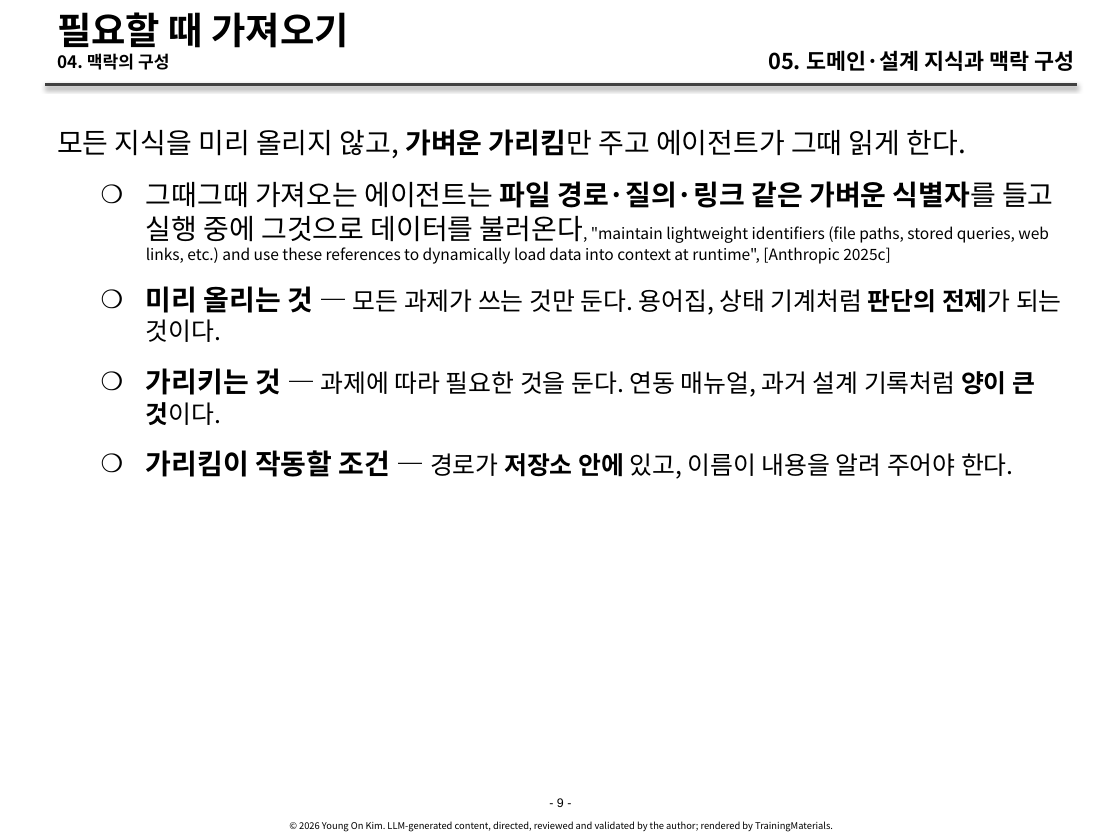
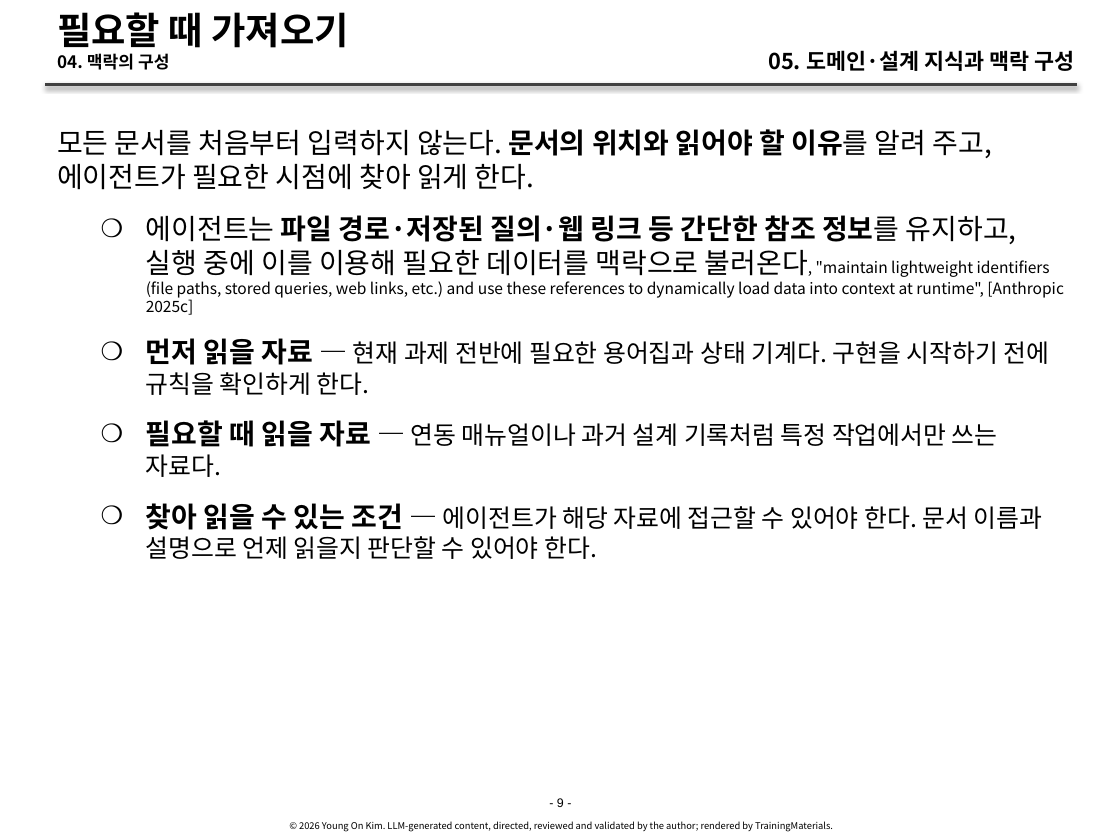
Before and after one commit to YoungSan77/TrainingMaterials, a slide deck: slide 9 of courses/ai-native/sessions/s05.pptx. Drawn at 1120x840 pixels with LibreOffice and Linux fonts; fonts in the diff are those of the drawing. Boxes give left, top, right and bottom in pixels: in the first picture for what was removed or moved away, otherwise in the second. Text is boxed around its words. In the diff, an @@ line names an element or a change of style, - is before the commit and + after.

```diff
--- a/courses/ai-native/sessions/s05.pptx
+++ b/courses/ai-native/sessions/s05.pptx
@@ text at (x1=57, y1=129, x2=1063, y2=559): text changed @@
-모든 지식을 미리 올리지 않고, 가벼운 가리킴만 주고 에이전트가 그때 읽게 한다.
-    ❍ 그때그때 가져오는 에이전트는 파일 경로·질의·링크 같은 가벼운 식별자를 들고 실행 중에 그것으로 데이터를 불러온다, "maintain lightweight identifiers (file paths, stored queries, web links, etc.) and use these references to dynamically load data into context at runtime", [Anthropic 2025c]
-    ❍ 미리 올리는 것 — 모든 과제가 쓰는 것만 둔다. 용어집, 상태 기계처럼 판단의 전제가 되는 것이다.
-    ❍ 가리키는 것 — 과제에 따라 필요한 것을 둔다. 연동 매뉴얼, 과거 설계 기록처럼 양이 큰 것이다.
-    ❍ 가리킴이 작동할 조건 — 경로가 저장소 안에 있고, 이름이 내용을 알려 주어야 한다.
+모든 문서를 처음부터 입력하지 않는다. 문서의 위치와 읽어야 할 이유를 알려 주고, 에이전트가 필요한 시점에 찾아 읽게 한다.
+    ❍ 에이전트는 파일 경로·저장된 질의·웹 링크 등 간단한 참조 정보를 유지하고, 실행 중에 이를 이용해 필요한 데이터를 맥락으로 불러온다, "maintain lightweight identifiers (file paths, stored queries, web links, etc.) and use these references to dynamically load data into context at runtime", [Anthropic 2025c]
+    ❍ 먼저 읽을 자료 — 현재 과제 전반에 필요한 용어집과 상태 기계다. 구현을 시작하기 전에 규칙을 확인하게 한다.
+    ❍ 필요할 때 읽을 자료 — 연동 매뉴얼이나 과거 설계 기록처럼 특정 작업에서만 쓰는 자료다.
+    ❍ 찾아 읽을 수 있는 조건 — 에이전트가 해당 자료에 접근할 수 있어야 한다. 문서 이름과 설명으로 언제 읽을지 판단할 수 있어야 한다.
```
Also in this commit, not shown: 25 other slides changed, 33 other files.
